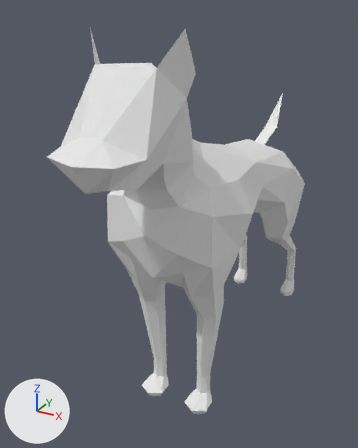
Before and after pictures for a commit that changed the Blender file asset_src/3d/dog.blend.
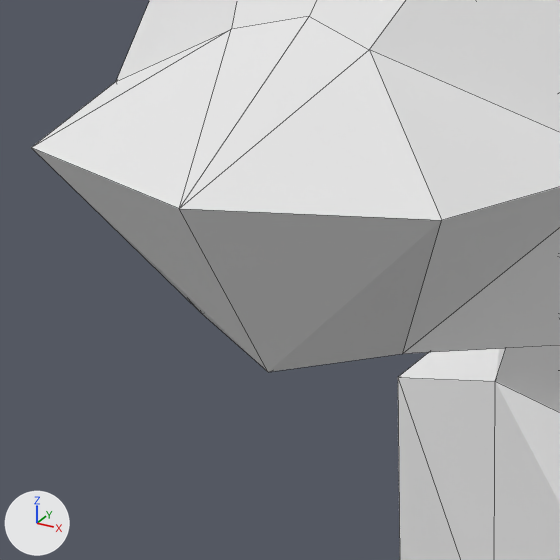
There are two pictures of each version: one whole from a 50 mm camera at (2.116, -4.484, 4.549) aimed at (-0.298, -0.096, 2.355), one close up on the part from 12% to 37% of the width and 30% to 50% of the height. Arrows for +X, +Y and +Z are at lower left; the lights stay in place. The close-ups show mesh edges as thin lines.

The older version as bpy lines, for what is in view:
```python
me_cylinder = bpy.data.meshes.new('Cylinder')
me_cylinder.from_pydata(...)  # 141 vertices, 142 faces; spans x 0.0..8.3, y -28.4..31.6, z 6.7..59.8
me_cylinder.materials.append(mat_dogtex1)  # its picture is missing
# before: 98 (0.0, -26.7, 45.6) at pixel (268, 372), 124 (2.0, -25.9, 46.0) at pixel (402, 353)
ob_cylinder = bpy.data.objects.new('Cylinder', me_cylinder)
ob_cylinder.location = (0.0, 0.0, 0.0)
ob_cylinder.scale = (0.0737, 0.0737, 0.0737)
_m = ob_cylinder.modifiers.new('Mirror', 'MIRROR')
_m.use_clip = True
```
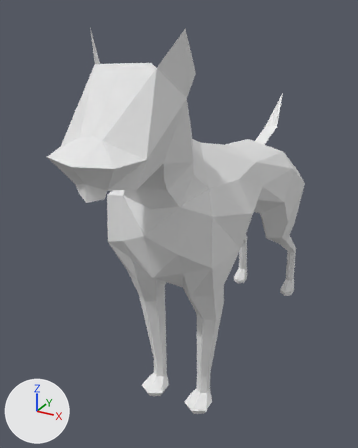
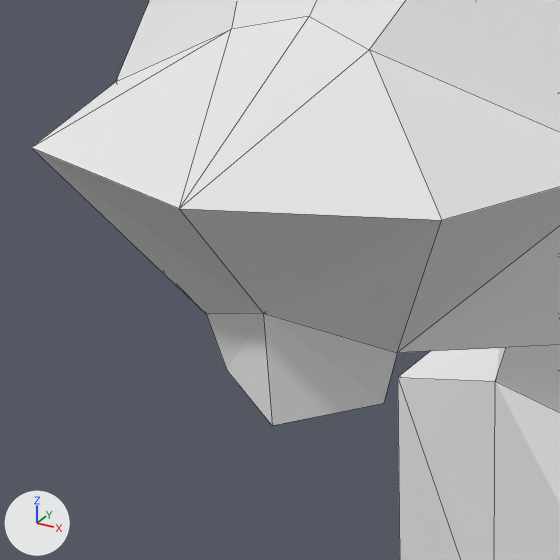
Pixel boxes [x1, y1, x2, y2] of what changed, in the close-ups (560 x 560 px):
```json
{"part": 1, "of": "me_cylinder", "change": "built on", "before": [32, 148, 560, 372], "after": [32, 148, 560, 426]}
```

The change, as JSON lines over the scene's bpy script:
```json
{"block": "me_cylinder", "where": "me_cylinder.from_pydata(...)  # 141 vertices, 142 faces; spans x 0.0..8.3, y -28.4..31.6, z 6.7..59.8"}
{"block": "me_cylinder", "where": "# used by ob_cylinder; location = (0.0, 0.0, 0.0); scale = (0.0737, 0.0737, 0.0737)"}
{"block": "me_cylinder", "where": "# verts and faces of me_cylinder; kept vertices keep their numbers, new ones are numbered from 141"}
{"block": "me_cylinder", "change": "me_cylinder part 1"}
{"op": "add", "block": "me_cylinder", "code": "verts[98] = (0.0, -26.7, 46.6)  # moved, pixel (263, 313)"}
{"op": "add", "block": "me_cylinder", "code": "verts[124] = (1.9, -25.9, 46.0)  # moved, pixel (397, 352)"}
{"op": "add", "block": "me_cylinder", "code": "verts[141] = (0.0, -26.7, 44.7)  # pixel (272, 425)"}
{"op": "add", "block": "me_cylinder", "code": "verts[142] = (1.5, -25.9, 45.1)  # pixel (383, 403)"}
{"op": "add", "block": "me_cylinder", "code": "faces += [(98, 124, 142, 141)]"}
```
